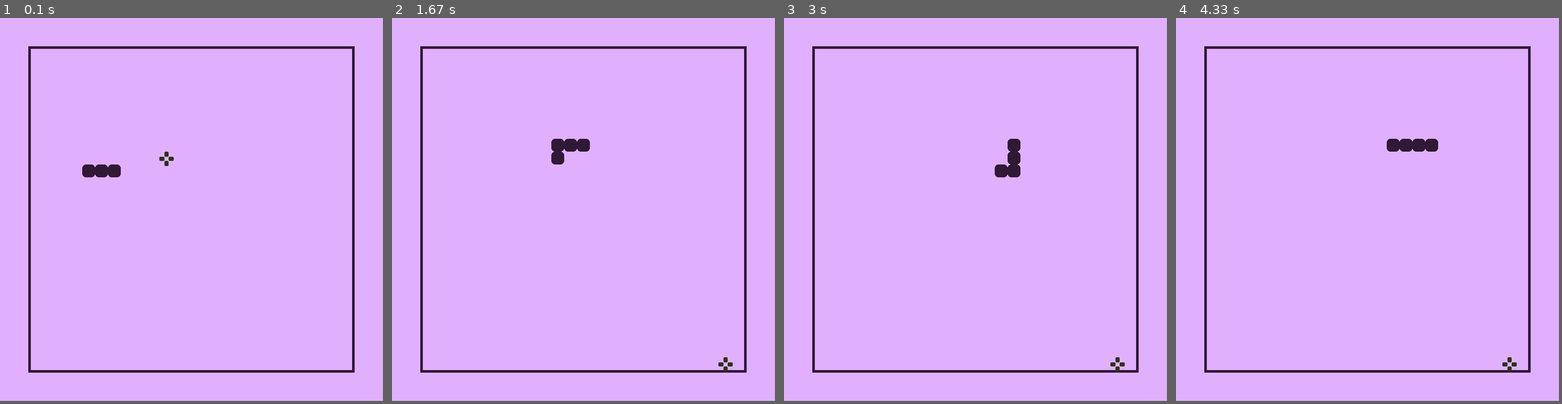
Above: before the commit, frames 1-4 (left to right).
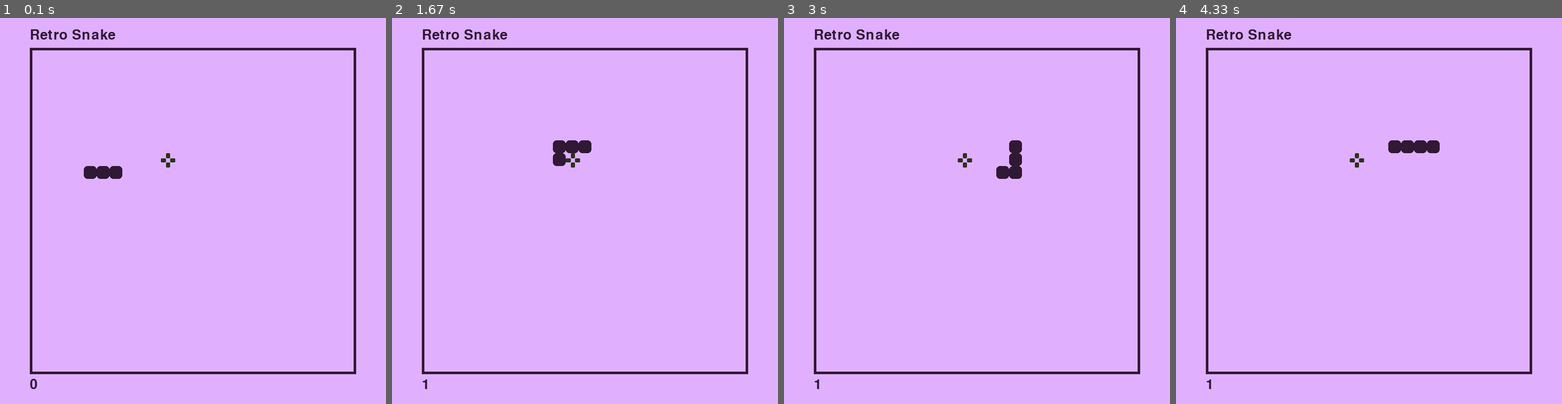
Above: after the commit, the same moments.

Repository: hchadha28/SnakePygame
Game: pygame game, started from game1.py
The game is run twice, just before and just after one commit, with the same random seed, the same clock (stepped at 60 frames per second) and the same inputs.
Inputs:
- Up to frame 1 (0.1 s): no input
- Up to frame 2 (1.67 s): hold Up 0.83-1.3 s; hold Right from 1.33 s (still down)
- Up to frame 3 (3 s): release Right at 1.8 s; hold Down 2.4-2.7 s; hold Left from 2.73 s (still down)
- Up to frame 4 (4.33 s): release Left at 3.13 s; hold Up 3.17-3.53 s; hold Right 3.57-4.2 s; hold Down from 4.23 s (still down)
In our replay, the window is 745x745 before the commit and 751x751 after it. These sizes can differ from the game's own. Grey fills any space a smaller window leaves; there, only what the larger window draws over its background counts as a difference.

The runs differ from the first frame. In frame 1, 3.1% of the frame differs, in the area x 7-93%, y 2-97%; in frame 2, 3.2%; in frame 3, 3.2%; in frame 4, 3.2%.

Commit message:
Finished

Diff:
--- a/game1.py
+++ b/game1.py
@@ -19,13 +19,18 @@
 #basic setup of game, definitions
 pygame.init()
 
+# display text : 1. create font object
+#                2. create surface
+#                3. blit the score surface (copy image surface on the screen surface)
+title_font = pygame.font.Font(None, 40)
+score_font = pygame.font.Font(None, 27)
 DARK_PURPLE = (48, 25, 52)
 MAUVE = (224, 176, 255)
 
 cell_size = 25
 number_of_cells = 25
 
-OFFSET = 60
+OFFSET = 63
 #make a food class, since we will call it again and again
 class Food:
     #constructor of object
@@ -60,14 +65,13 @@
         candidate = Vector2(head.x - 1, head.y)
         if self.is_valid(candidate, snake_body):
             return candidate
+        # Then try above
+        candidate = Vector2(head.x, head.y - 1)
+        if self.is_valid(candidate, snake_body):
+            return candidate
 
         # Then try below
         candidate = Vector2(head.x, head.y + 1)
-        if self.is_valid(candidate, snake_body):
-            return candidate
-
-        # Then try above
-        candidate = Vector2(head.x, head.y - 1)
         if self.is_valid(candidate, snake_body):
             return candidate
 
@@ -86,6 +90,8 @@
         self.body = [Vector2(6, 9), Vector2(5, 9), Vector2(4, 9)]
         self.direction = Vector2(1, 0)
         self.add_segment = False
+        self.eat_sound = pygame.mixer.Sound("eat.mp3")
+        self.wall_collision_sound = pygame.mixer.Sound("wall.mp3")
 
     def draw(self):
         for segment in self.body:
@@ -103,13 +109,14 @@
     def reset(self):
         self.body = [Vector2(6, 9), Vector2(5, 9), Vector2(4, 9)]
         self.direction = Vector2(1, 0)
-
 #make a class that calls Snake and Food class
 class Game:
     def __init__(self):
+        self.score = 0
         self.snake = Snake()
         self.food = Food(self.snake.body)
         self.state = "RUNNING"
+
 
     def draw(self):
         self.food.draw()
@@ -124,8 +131,10 @@
 
     def check_collision_with_food(self):
         if self.snake.body[0] == self.food.position:
-            self.food.position = self.food.generate_random_pos(self.snake.body)
+            self.food.position = self.food.generate_food_near_head(self.snake.body)
+            self.score += 1
             self.snake.add_segment = True
+            self.snake.eat_sound.play()
 
     def check_collision_with_walls(self):
         if self.snake.body[0].x == -1 or self.snake.body[0].x == number_of_cells or self.snake.body[0].y == -1 or self.snake.body[0].y == number_of_cells:
@@ -137,9 +146,11 @@
             self.game_over()
 
     def game_over(self):
+        self.score = 0
         self.snake.reset()
         self.food.position = self.food.generate_random_pos(self.snake.body)
         self.state = "STOPPED"
+        self.snake.wall_collision_sound.play()
 
 #make screen is as an object
 screen = pygame.display.set_mode((2*OFFSET + number_of_cells * cell_size, 2*OFFSET + number_of_cells * cell_size))
@@ -188,5 +199,12 @@
     pygame.draw.rect(screen, DARK_PURPLE,
                      (OFFSET - 5, OFFSET - 5, cell_size*number_of_cells + 10, cell_size*number_of_cells + 10), 5)
     game.draw()
+    title_surface = title_font.render("Retro Snake", True, DARK_PURPLE)
+    score_surface = title_font.render(str(game.score), True, DARK_PURPLE)
+
+
+    screen.blit(title_surface, (OFFSET - 5, 20))
+    screen.blit(score_surface, (OFFSET - 5, cell_size * number_of_cells + 75))
+
     pygame.display.update()
     clock.tick(60)
Not shown, added: eat.mp3
Not shown, added: wall.mp3
